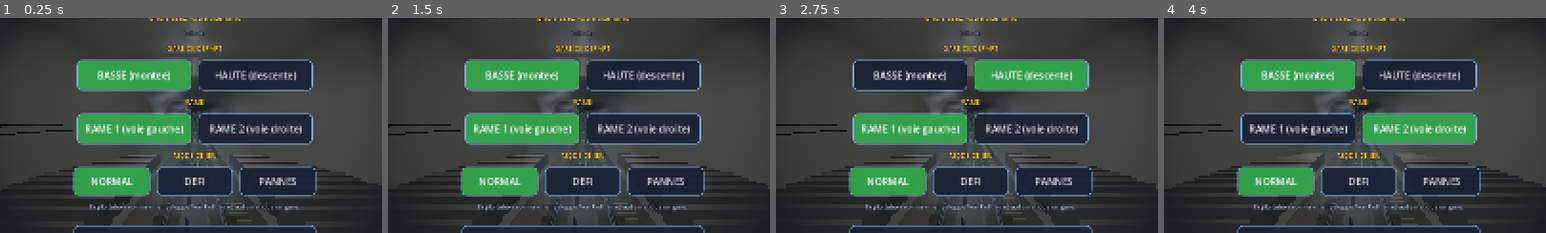
Above: before the commit, frames 1-4 (left to right).
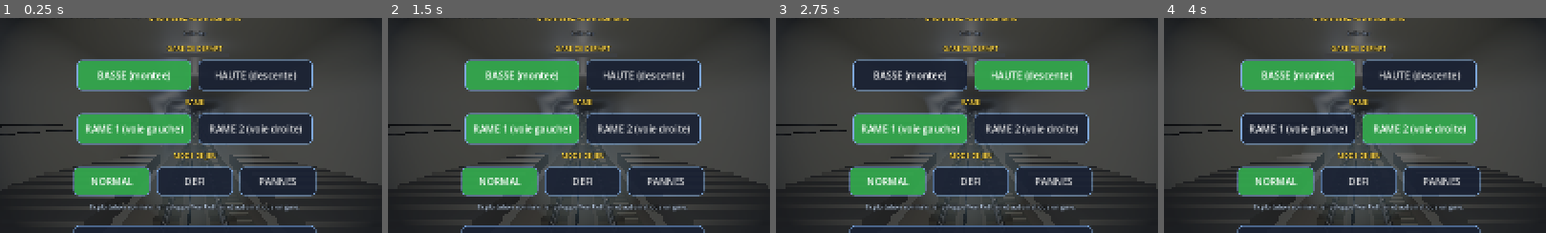
Above: after the commit, the same moments.

Repository: ARP273-ROSE/perce-neige-sim
Game: Godot game, scene res://scenes/main.tscn
Same seed, same stepped clock (60 frames per second), same inputs: the game is played once before the commit and once after it. Sound files missing from this copy of the repository are replaced by a short silence.
Inputs:
- Up to frame 1 (0.25 s): no input
- Up to frame 2 (1.5 s): click "NORMAL" at 0.5 s; click "NORMAL" at 1.25 s
- Up to frame 3 (2.75 s): click "BASSE (montee)" at 2 s
- Up to frame 4 (4 s): click "HAUTE (descente)" at 2.75 s; click "RAME 1 (voie gauche)" at 3.5 s
The pictures show only the part of the screen within x 24-74%, y 26-76%; the shares and areas given below are measured in that part.

The runs differ from the first frame. In frame 1, 0.1% of the frame differs, in the area x 48-52%, y 52-97%; in frame 2, 0.1%; in frame 3, 0.1%; in frame 4, 0.1%.

Commit message:
Cable et galets au niveau des blochets, galets inclines dans l'evitement
Le cable etait a -0,99 m (table de roulement -1,24, fond de caisse
-1,16) : cable et galets entraient dans le dessous des rames. Il est
maintenant 4 cm au-dessus des blochets, les galets s'enfoncent dans la
longrine et les equerres ne depassent que de quelques centimetres ; la
roue aval de la gare haute suit. Dans l'evitement, la courbure propre de
chaque voie (offset en sin2) incline les galets, meme signe qu'en ligne.

Diff:
--- a/godot_project/scripts/machine_room_builder.gd
+++ b/godot_project/scripts/machine_room_builder.gd
@@ -17,7 +17,7 @@
 const Y_HALL_CEIL: float = 2.65       # plafond de la salle de gare (tunnel.station_room_half_height)
 const HALL_HALF_W: float = 4.90       # tunnel.station_room_half_width
 const HALL_DEPTH: float = 9.0         # de la fin de voie au mur du fond
-const Y_BRIN: float = -1.00           # brins sur la voie (voie descendue de 0,50 m, 2026-09-26)
+const Y_BRIN: float = -1.36           # brins sur la voie : 4 cm au-dessus des blochets (track_builder, 2026-09-27)
 const SHEAVE_R: float = 2.00          # roue aval ∅ 4,0 m
 const SHEAVE_S: float = 4.5           # axe de la roue aval, après la fin de voie
 const SHEAVE_W: float = 0.90          # épaisseur (2 gorges)
--- a/godot_project/scripts/track_builder.gd
+++ b/godot_project/scripts/track_builder.gd
@@ -42,7 +42,7 @@
 # supports de galets du câble tracteur (photos : canal central avec le
 # câble posé sur ses galets tout du long, y compris dans le loop).
 @export var cable_beam_width: float = 0.50
-@export var cable_beam_height: float = 0.10
+@export var cable_beam_height: float = 0.06   # longrine basse : le câble doit rester au niveau des blochets
 
 @export var guide_spacing: float = 13.57     # entraxe RÉEL : 3474 m / 256 paires (source CFD)
 @export var pulley_radius: float = 0.15      # rayon poulie/galet (300 mm)
@@ -50,10 +50,10 @@
 @export var pulley_pair_offset: float = 0.12 # décalage latéral de chaque poulie (entraxe 0.24m)
 @export var bracket_width: float = 0.04      # épaisseur équerres
 @export var bracket_span: float = 0.42       # écart entre équerres (contient les 2 poulies)
-@export var bracket_height: float = 0.32     # hauteur équerres depuis socle
+@export var bracket_height: float = 0.12     # hauteur MAX des équerres (raccourcies pour tenir l'axe)
 @export var base_plate_width: float = 0.52   # largeur socle béton (plus large pour la paire)
 @export var base_plate_length: float = 0.16  # longueur socle (dans sens voie)
-@export var base_plate_height: float = 0.08  # épaisseur socle
+@export var base_plate_height: float = 0.02  # épaisseur socle (plaque)
 
 @export var cable_radius: float = 0.026      # rayon câble 52 mm
 @export var cable_segments: int = 8          # segments radiaux
@@ -991,12 +991,19 @@
 	# poulies montent d'autant (cable_beam_height).
 	var top_slab: float = floor_y_local + slab_thickness - 0.01 + cable_beam_height
 
-	# Hauteurs dans la base locale
+	# 🔴 Retour d'essai 2026-09-27 : « le câble et les galets sont trop
+	# hauts, ils rentrent dans la partie basse du funi ; le câble doit être
+	# au niveau des traverses, pas du sommet du rail ». Le câble était à
+	# −0,99 (table de roulement −1,24, fond de caisse −1,16). On part donc
+	# de la hauteur VOULUE du câble — 4 cm au-dessus du dessus des blochets
+	# (−1,36) — et on en déduit l'axe des galets ; le bas des galets et
+	# l'axe s'enfoncent dans la longrine (galets en échancrure), les
+	# équerres ne dépassent que de quelques centimètres.
+	var y_cable_center: float = floor_y_local + slab_thickness + sleeper_height + 0.04
+	var y_pulley_axis: float = y_cable_center - cable_radius - pulley_radius
 	var y_base_lo: float = top_slab
 	var y_base_hi: float = top_slab + base_plate_height
-	var y_bracket_hi: float = y_base_hi + bracket_height
-	# Axe poulie légèrement en-dessous du haut des équerres
-	var y_pulley_axis: float = y_bracket_hi - pulley_radius * 0.35
+	var br_h: float = clampf(y_pulley_axis + 0.06 - y_base_hi, 0.06, bracket_height)
 
 	# Matériaux
 	var concrete_mat: StandardMaterial3D = StandardMaterial3D.new()
@@ -1021,7 +1028,7 @@
 
 	# --- Paire d'équerres : ArrayMesh composite (2 boxes) -----------------
 	var bracket_mesh: ArrayMesh = _build_bracket_pair_mesh(
-		bracket_width, bracket_height, bracket_span, pulley_thickness * 1.3, steel_mat,
+		bracket_width, br_h, bracket_span, pulley_thickness * 1.3, steel_mat,
 	)
 
 	# --- Galet/poulie : CylinderMesh (tourné axe horizontal perpendiculaire voie) ---
@@ -1065,18 +1072,18 @@
 		if s >= PNConstants.PASSING_START and s <= PNConstants.PASSING_END:
 			# Voie gauche (rame 1) : seul le brin gauche (cable_left) passe → poulie A
 			positions.append({
-				"s": s, "off": tunnel.passing_loop_offset(s, -1.0),
+				"s": s, "off": tunnel.passing_loop_offset(s, -1.0), "side": -1.0,
 				"has_pulley_a": true, "has_pulley_b": false,
 			})
 			# Voie droite (rame 2) : seul le brin droite (cable_right) passe → poulie B
 			positions.append({
-				"s": s, "off": tunnel.passing_loop_offset(s, +1.0),
+				"s": s, "off": tunnel.passing_loop_offset(s, +1.0), "side": 1.0,
 				"has_pulley_a": false, "has_pulley_b": true,
 			})
 		else:
 			# Hors loop : voie unique, les 2 brins passent → 2 poulies
 			positions.append({
-				"s": s, "off": 0.0,
+				"s": s, "off": 0.0, "side": 0.0,
 				"has_pulley_a": true, "has_pulley_b": true,
 			})
 
@@ -1117,7 +1124,7 @@
 	mm_axle.instance_count = n
 
 	var y_base_center: float = (y_base_lo + y_base_hi) * 0.5
-	var y_bracket_center: float = y_base_hi + bracket_height * 0.5
+	var y_bracket_center: float = y_base_hi + br_h * 0.5
 
 	# Rotation 90° autour de Z local : axe cylindre Y → axe monde perpendiculaire voie
 	var rot90: Basis = Basis(Vector3(0, 0, 1), PI * 0.5)
@@ -1141,7 +1148,7 @@
 		# dans son support, les deux à la même hauteur. Socle, équerres et
 		# axe gardent donc le repère de la voie ; seule la basis de chaque
 		# galet tourne autour de la voie, autour de son propre centre.
-		var tilt_rad: float = _heading_bank_at(entry.s)
+		var tilt_rad: float = _heading_bank_at(entry.s, entry.side)
 		var forward_world: Vector3 = (-xform.basis.z).normalized()   # +tangent
 		var roller_basis: Basis = xform.basis.rotated(forward_world, tilt_rad)
 		var banked_basis: Basis = xform.basis
@@ -1223,11 +1230,21 @@
 # Inclinaison de CHAQUE galet dans son support (le support reste horizontal),
 # vers l'intérieur du virage. Approximation centrifuge : atan(v² · κ / g),
 # amplifiée pour visibilité.
-func _heading_bank_at(s: float) -> float:
+# Dans l'évitement, chaque voie s'écarte de l'axe (offset ±3,5 m en sin²) :
+# sa courbure propre x″(s) s'ajoute à celle de l'axe — entrée en virage vers
+# l'extérieur, contre-courbe au milieu, retour à la réunion — et les galets
+# s'inclinent avec le même signe qu'en ligne (retour d'essai 2026-09-27 :
+# « il faut incliner les galets dans l'évitement »).
+func _heading_bank_at(s: float, side: float = 0.0) -> float:
 	var ds: float = 5.0
 	var h_prev: float = SlopeProfile.heading_at(s - ds)
 	var h_next: float = SlopeProfile.heading_at(s + ds)
 	var heading_rate_rad_m: float = deg_to_rad(h_next - h_prev) / (2.0 * ds)
+	if side != 0.0:
+		var x_m: float = tunnel.passing_loop_offset(s - ds, side)
+		var x_0: float = tunnel.passing_loop_offset(s, side)
+		var x_p: float = tunnel.passing_loop_offset(s + ds, side)
+		heading_rate_rad_m += (x_p - 2.0 * x_0 + x_m) / (ds * ds)
 	var v_assumed: float = 12.0   # m/s — vitesse plafond pour calcul du bank
 	var bank_natural: float = atan(v_assumed * v_assumed * heading_rate_rad_m / 9.80665)
 	# Signe inversé : la rotation positive autour de forward lève le côté droit,
Not shown, changed: README.md
Not shown, changed: VERSION
